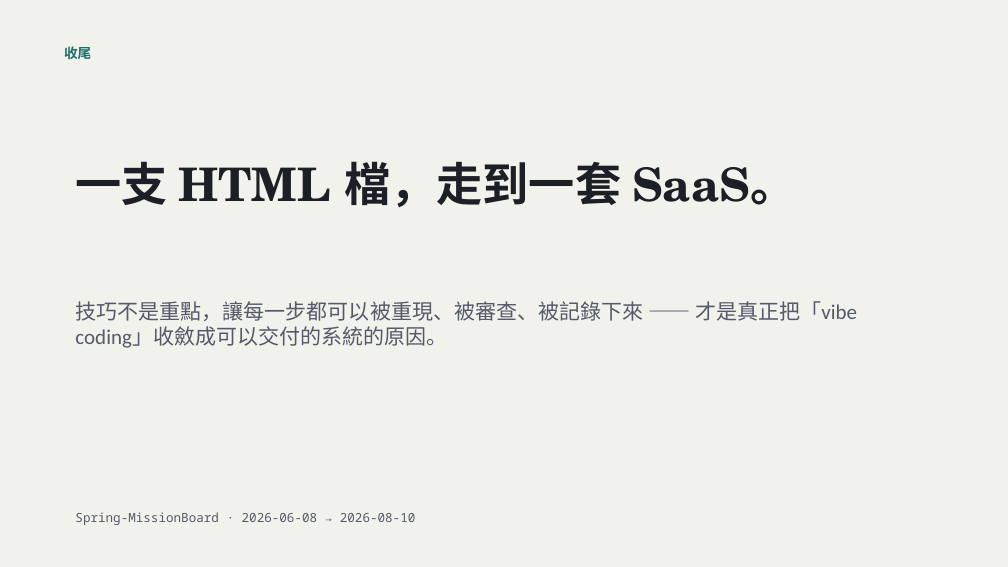
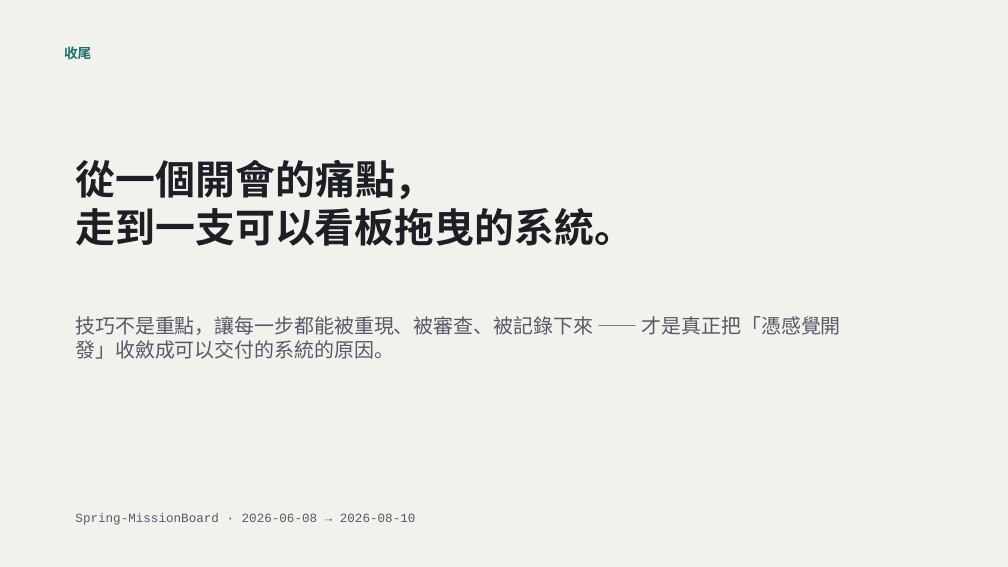
Before and after one commit to LinGaOscar/Spring-MissionBoard, a slide deck: slide 28 of docs/從HTML到SaaS_AI開發技巧回顧.pptx (slide 18 before the commit). Drawn at 1008x567 pixels with LibreOffice and Linux fonts; fonts in the diff are those of the drawing. Boxes give left, top, right and bottom in pixels: in the first picture for what was removed or moved away, otherwise in the second. Text is boxed around its words. In the diff, an @@ line names an element or a change of style, - is before the commit and + after.

```diff
--- a/docs/從HTML到SaaS_AI開發技巧回顧.pptx
+++ b/docs/從HTML到SaaS_AI開發技巧回顧.pptx
@@ text at [75,160,634,246]: text changed; size 44 to 38 pt @@
-一支 HTML 檔，走到一套 SaaS。
+從一個開會的痛點，
+走到一支可以看板拖曳的系統。
@@ text at [75,316,841,359]: text changed; size 20 to 19 pt; font Calibri to Arial @@
-技巧不是重點，讓每一步都可以被重現、被審查、被記錄下來 —— 才是真正把「vibe coding」收斂成可以交付的系統的原因。
+技巧不是重點，讓每一步都能被重現、被審查、被記錄下來 —— 才是真正把「憑感覺開發」收斂成可以交付的系統的原因。
@@ text "Spring-MissionBoard · 2026-06-08 → 2026-08-10" at [75,513,416,525]: font Noto Sans Mono to Courier New @@
```
Also in this commit, not shown: 17 other slides changed, 10 slides added.
